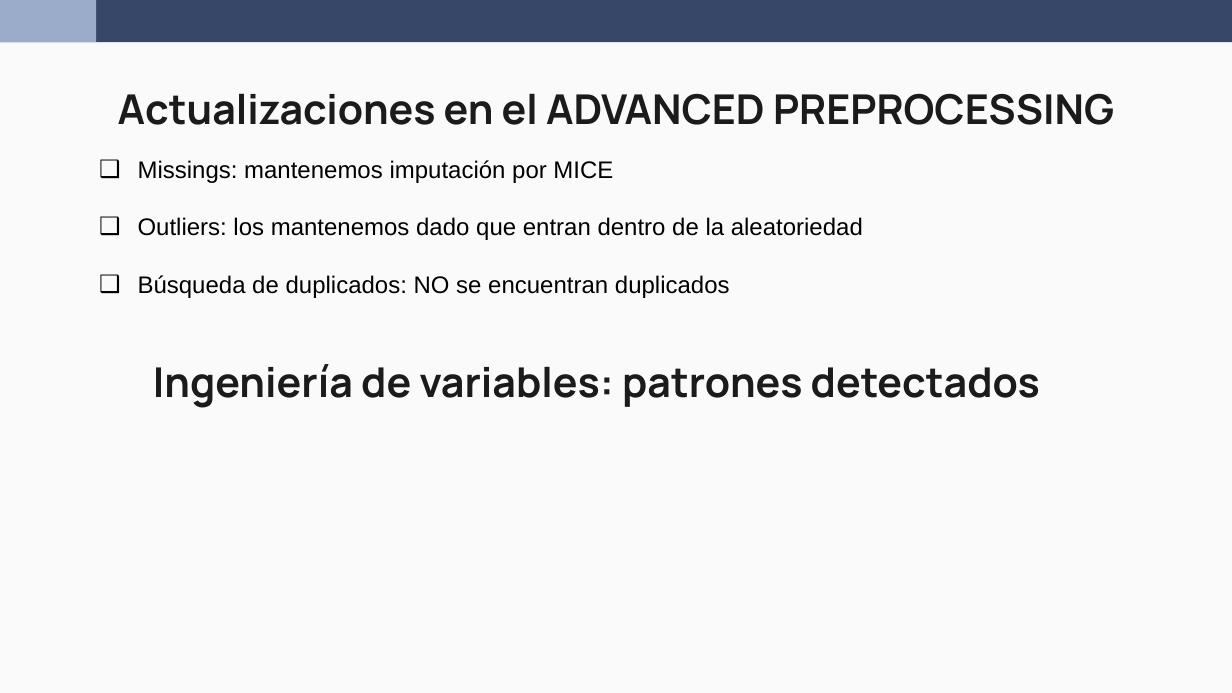
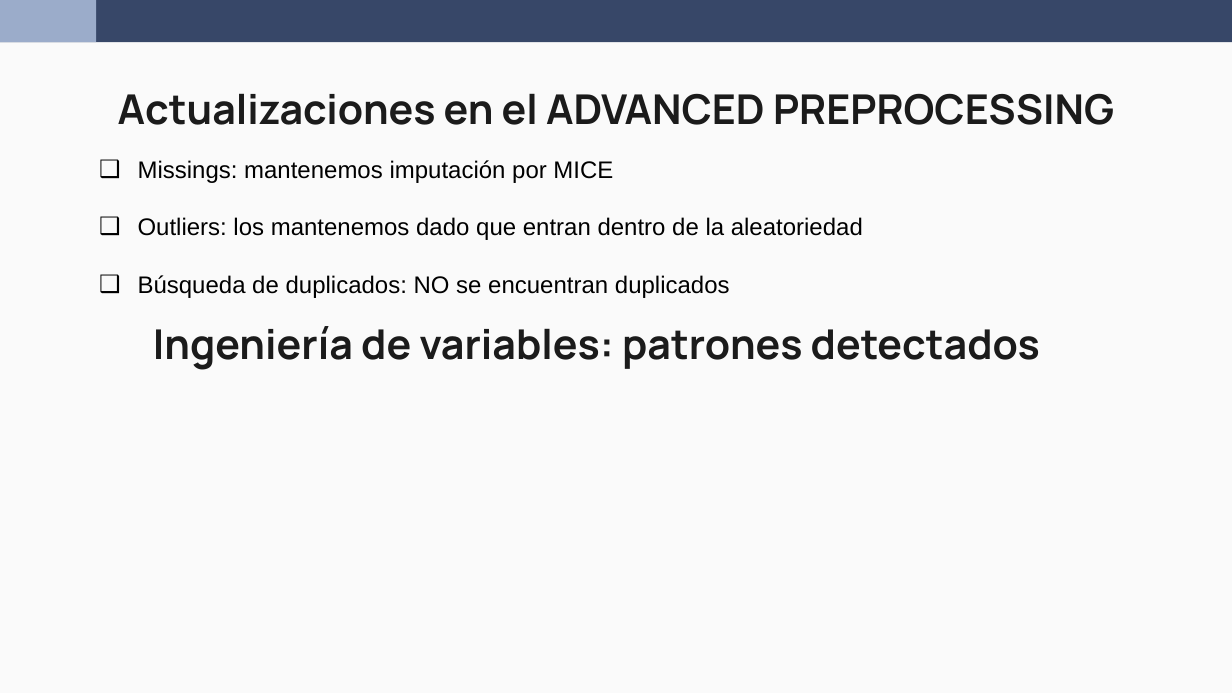
Before and after one commit to wen2111/Mineria, a slide deck: slide 4 of Entrega_2/00.REPORTE/Reporte_Grupo5_new.pptx. Drawn at 1232x693 pixels with LibreOffice and Linux fonts; fonts in the diff are those of the drawing. Boxes give left, top, right and bottom in pixels: in the first picture for what was removed or moved away, otherwise in the second. Text is boxed around its words. In the diff, an @@ line names an element or a change of style, - is before the commit and + after.

```diff
--- a/Entrega_2/00.REPORTE/Reporte_Grupo5_new.pptx
+++ b/Entrega_2/00.REPORTE/Reporte_Grupo5_new.pptx
@@ text "Ingeniería de variables: patrones detectados": place and size @@
-text "Ingeniería de variables: patrones detectados" at [153, 364, 1040, 408]
+text "Ingeniería de variables: patrones detectados" at [153, 326, 1040, 370]
```
Also in this commit, not shown: 5 other slides changed.
